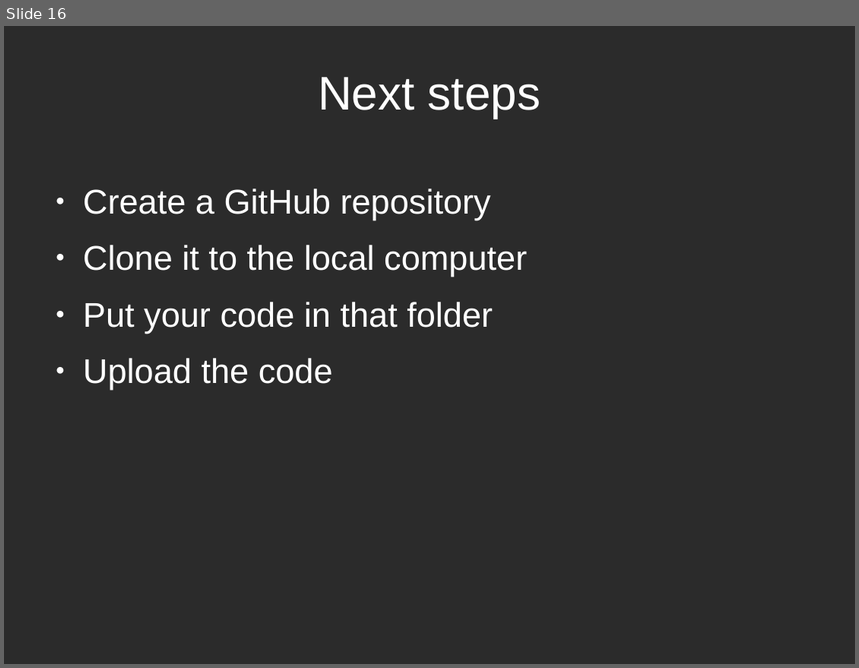
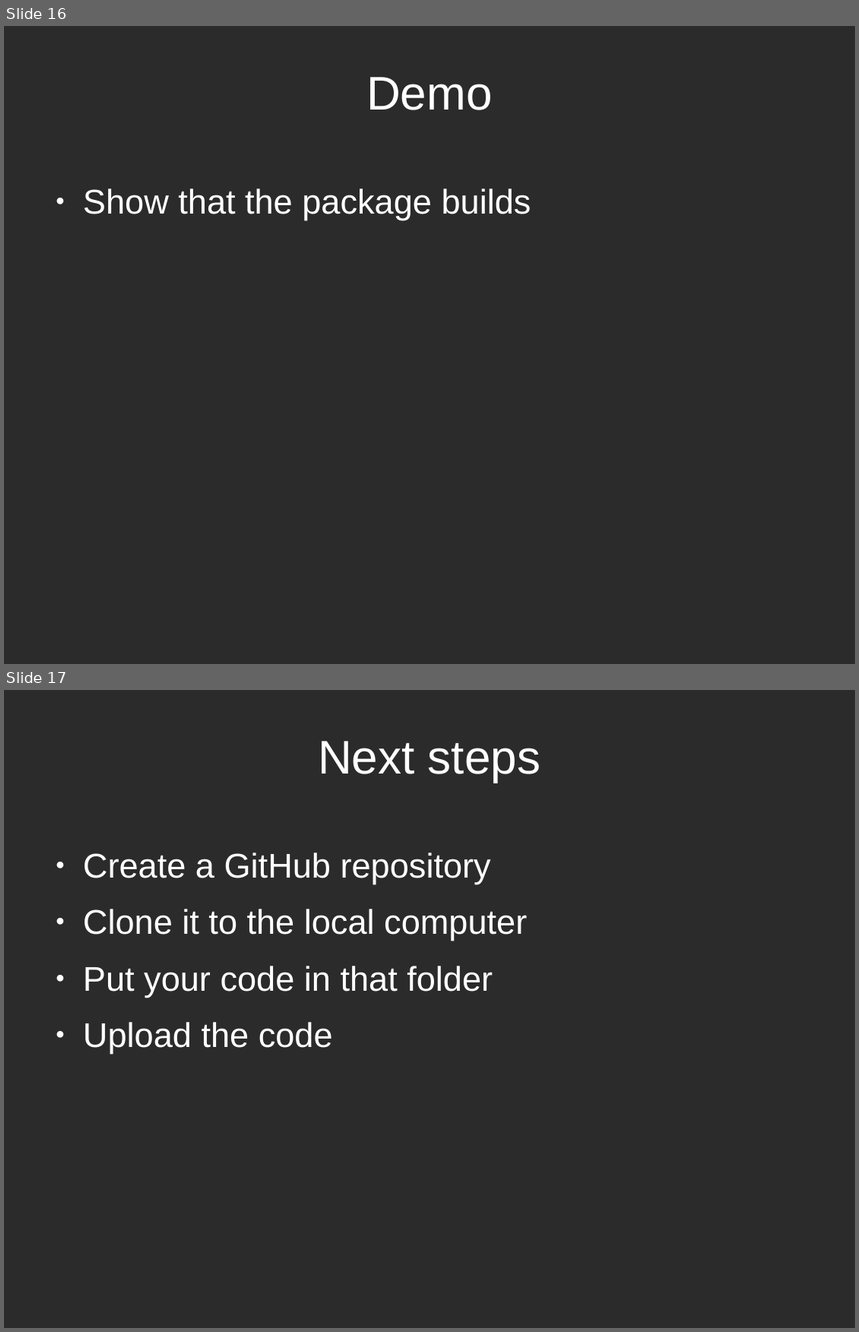
Before and after one commit to richelbilderbeek/PresentationsAboutR, a slide deck: ProfessionalRdevelopment/ProfessionalRDevelopment.odp. Shown one above the other, each under a label of ours: slide 16 before the commit, slides 16 and 17 after it. The pictures are 859x668 and 859x1332 pixels, drawn with LibreOffice and Linux fonts; fonts in the diff are those of the drawing; background and template pictures are left out; a plain dark background stands for a picture behind light text. Boxes give left, top, right and bottom in pixels: in the first picture for what was removed or moved away, otherwise in the second. Text is boxed around its words. In the diff, an @@ line names an element or a change of style, - is before the commit and + after.

```diff
--- a/ProfessionalRdevelopment/ProfessionalRDevelopment.odp
+++ b/ProfessionalRdevelopment/ProfessionalRDevelopment.odp
@@ slide 16 added at (4,26,855,664), background picture (left out) @@
@@ title added at (367,77,493,110), 44 pt, text #FFFFFF @@
+Demo
@@ text added at (83,189,531,221), 32 pt, text #FFFFFF @@
+● Show that the package builds
@@ what was slide 16 is now slide 17 @@
```
Also in this commit, not shown: 2 slides changed, 3 other slides added, 1 other file.
